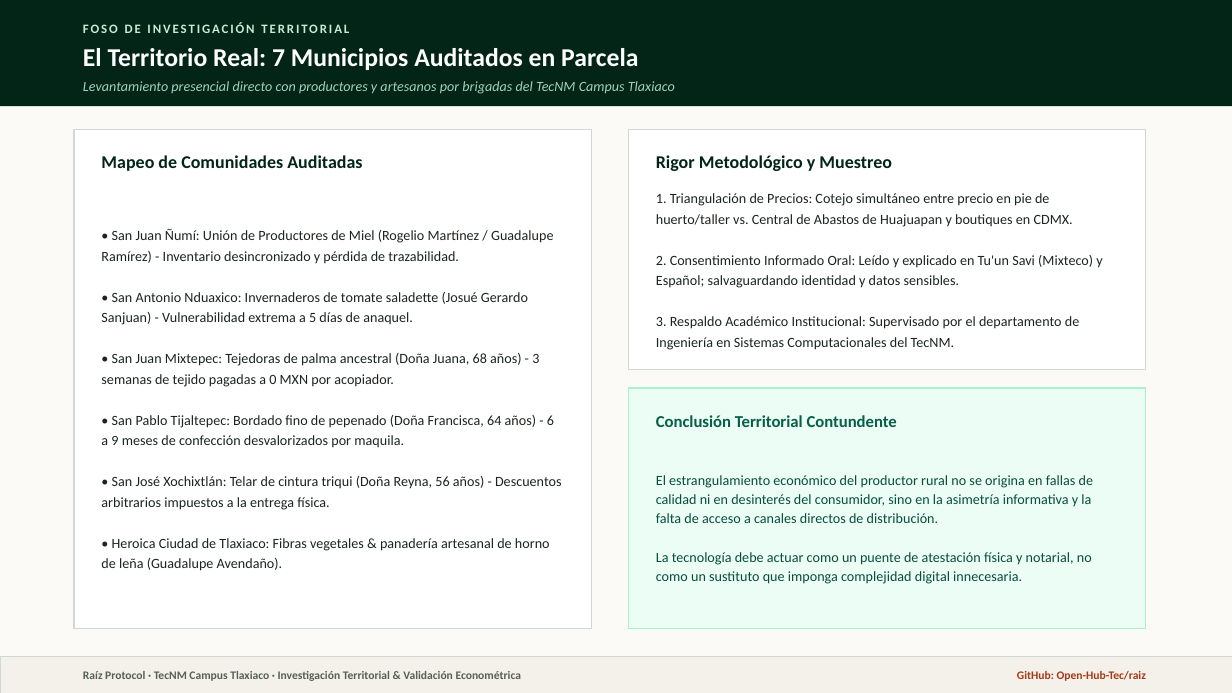
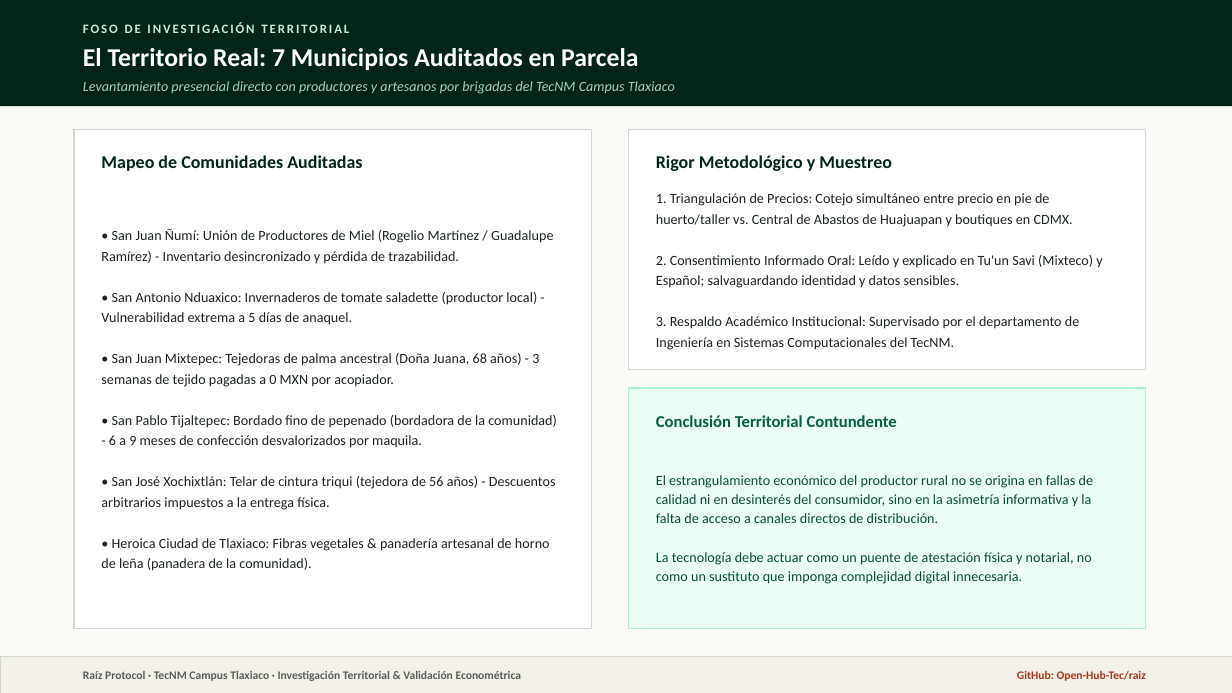
Before and after one commit to EdgarExa/raiz, a slide deck: slide 2 of Raiz_Protocol_Dossier_Econometrico_Mixteca.pptx. Drawn at 1232x693 pixels with LibreOffice and Linux fonts; fonts in the diff are those of the drawing. Boxes give left, top, right and bottom in pixels: in the first picture for what was removed or moved away, otherwise in the second. Text is boxed around its words. In the diff, an @@ line names an element or a change of style, - is before the commit and + after.

```diff
--- a/Raiz_Protocol_Dossier_Econometrico_Mixteca.pptx
+++ b/Raiz_Protocol_Dossier_Econometrico_Mixteca.pptx
@@ text at <box>101,292,537,325</box>: text changed @@
-• San Antonio Nduaxico: Invernaderos de tomate saladette (Josué Gerardo Sanjuan) - Vulnerabilidad extrema a 5 días de anaquel.
+• San Antonio Nduaxico: Invernaderos de tomate saladette (productor local) - Vulnerabilidad extrema a 5 días de anaquel.
@@ text at <box>101,415,557,571</box>: text changed @@
-• San Pablo Tijaltepec: Bordado fino de pepenado (Doña Francisca, 64 años) - 6 a 9 meses de confección desvalorizados por maquila.
-• San José Xochixtlán: Telar de cintura triqui (Doña Reyna, 56 años) - Descuentos arbitrarios impuestos a la entrega física.
-• Heroica Ciudad de Tlaxiaco: Fibras vegetales & panadería artesanal de horno de leña (Guadalupe Avendaño).
+• San Pablo Tijaltepec: Bordado fino de pepenado (bordadora de la comunidad) - 6 a 9 meses de confección desvalorizados por maquila.
+• San José Xochixtlán: Telar de cintura triqui (tejedora de 56 años) - Descuentos arbitrarios impuestos a la entrega física.
+• Heroica Ciudad de Tlaxiaco: Fibras vegetales & panadería artesanal de horno de leña (panadera de la comunidad).
```
Also in this commit, not shown: 1 other slide changed, 53 other files.
